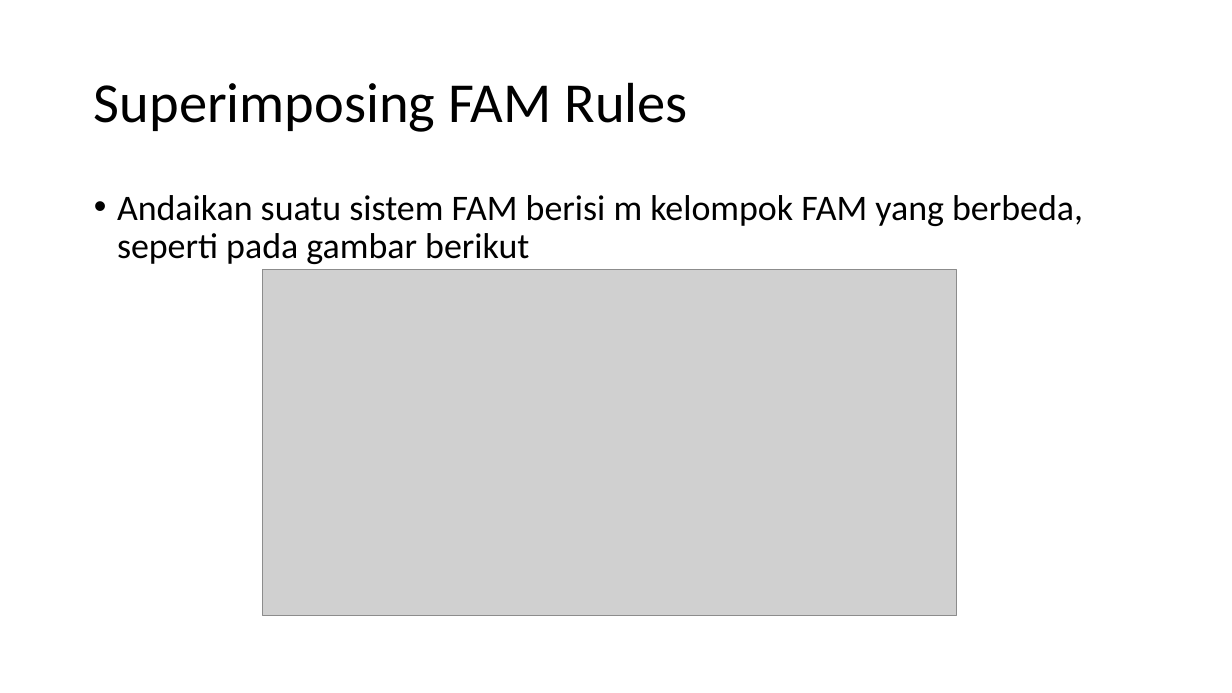
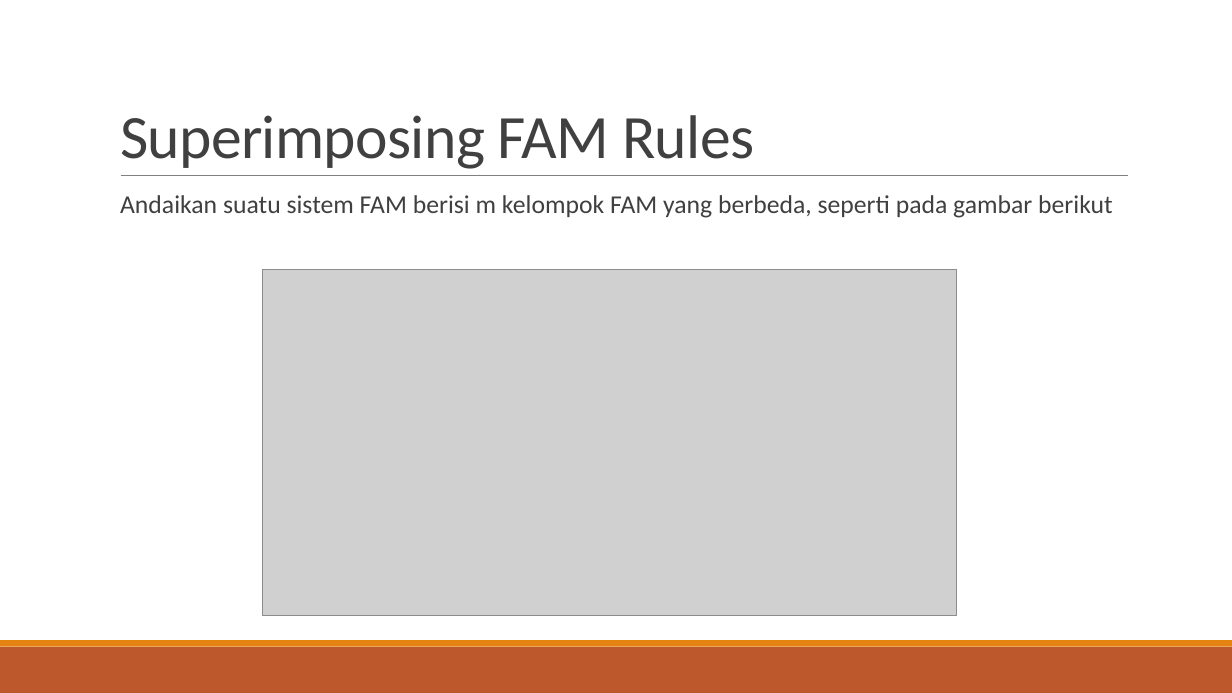
Before and after one commit to Ponita48/Tugas, a slide deck: slide 20 of Fuzzy/Poni - FAM/Fuzzy Associative Memory.pptx. Drawn at 1232x693 pixels with LibreOffice and Linux fonts; fonts in the diff are those of the drawing; grey boxes stand for pictures. Boxes give left, top, right and bottom in pixels: in the first picture for what was removed or moved away, otherwise in the second. Text is boxed around its words. In the diff, an @@ line names an element or a change of style, - is before the commit and + after.

```diff
--- a/Fuzzy/Poni - FAM/Fuzzy Associative Memory.pptx
+++ b/Fuzzy/Poni - FAM/Fuzzy Associative Memory.pptx
@@ title "Superimposing FAM Rules": place and size @@
-title "Superimposing FAM Rules" at <box>94,82,688,132</box>
+title "Superimposing FAM Rules" at <box>120,115,754,169</box>
@@ title "Superimposing FAM Rules" at <box>120,115,754,169</box>: size 44 to 48 pt, text colour #000000 to #404040, letter spacing 0 to -0.5 pt; line spacing 0.9 to 0.85; vertical alignment middle to bottom @@
@@ line added from (121, 176) to (1128, 176), #808080 0.5 pt @@
@@ text "Andaikan suatu sistem FAM berisi ..." at <box>120,195,1113,218</box>: size 28 to 20 pt, text colour #000000 to #404040; bullet • to  ; more space between paragraphs @@
@@ rectangle added at <box>0,647,1232,693</box>, fill #BD582C @@
@@ rectangle added at <box>0,640,1232,647</box>, fill #E48312 @@
```
Also in this commit, not shown: 26 other slides changed, 1 other file.
